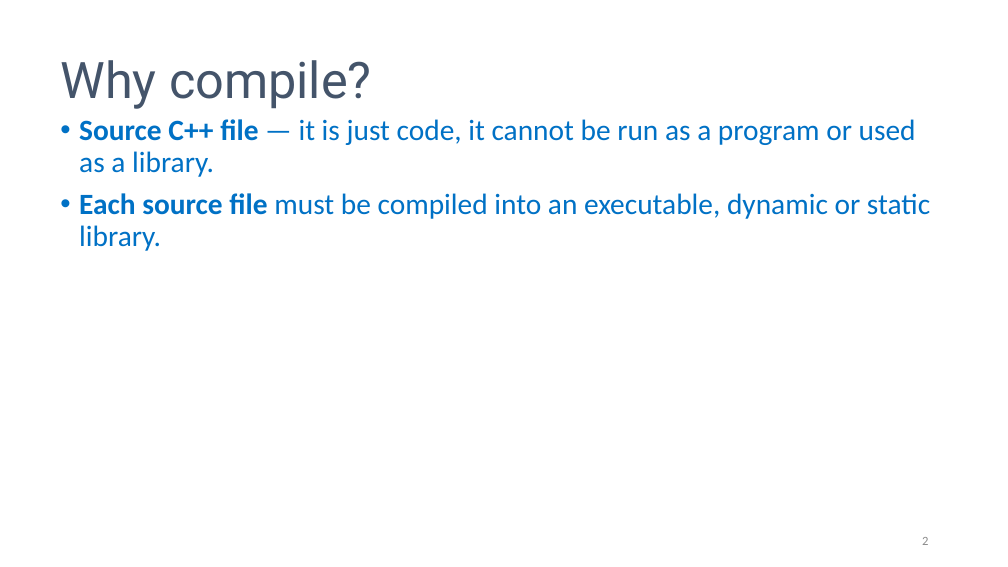
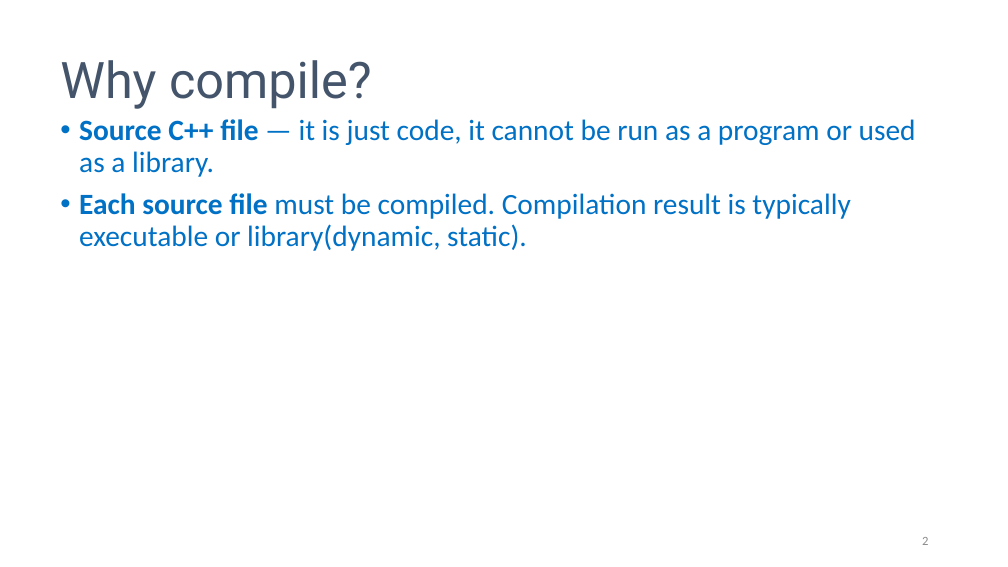
Before and after one commit to rarutyun/cpp-courses, a slide deck: slide 2 of 00_сompilation_process/00_сompilation_process.pptx. Drawn at 1008x567 pixels with LibreOffice and Linux fonts; fonts in the diff are those of the drawing. Boxes give left, top, right and bottom in pixels: in the first picture for what was removed or moved away, otherwise in the second. Text is boxed around its words. In the diff, an @@ line names an element or a change of style, - is before the commit and + after.

```diff
--- a/00_сompilation_process/00_сompilation_process.pptx
+++ b/00_сompilation_process/00_сompilation_process.pptx
@@ text at box(79, 193, 850, 251): text changed @@
-• Each source file must be compiled into an executable, dynamic or static library.
+• Each source file must be compiled. Compilation result is typically executable or library(dynamic, static).
```
Also in this commit, not shown: 4 other slides changed, 3 slides removed, 4 other files.
